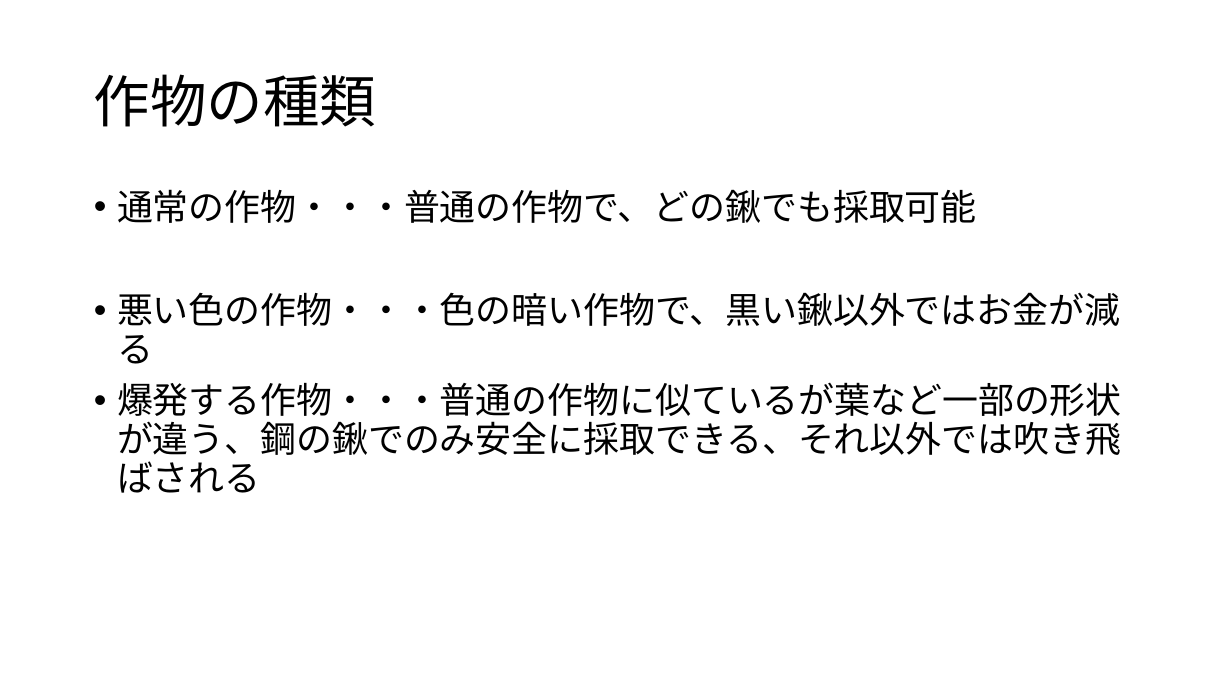
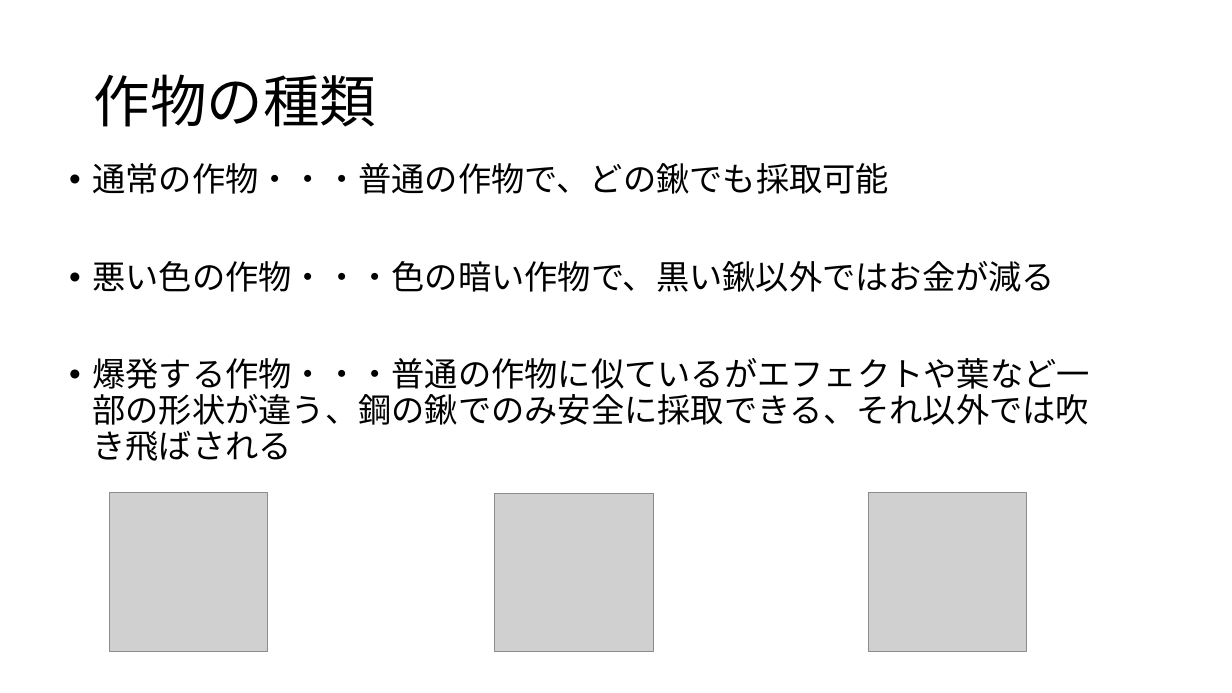
Before and after one commit to KawanoTakumi/FarmLife, a slide deck: slide 5 of FarmLife_企画.pptx. Drawn at 1232x693 pixels with LibreOffice and Linux fonts; fonts in the diff are those of the drawing; grey boxes stand for pictures. Boxes give left, top, right and bottom in pixels: in the first picture for what was removed or moved away, otherwise in the second. Text is boxed around its words. In the diff, an @@ line names an element or a change of style, - is before the commit and + after.

```diff
--- a/FarmLife_企画.pptx
+++ b/FarmLife_企画.pptx
@@ text "通常の作物・・・普通の作物で、どの鍬でも採取可能": place and size @@
-text "通常の作物・・・普通の作物で、どの鍬でも採取可能" at bbox=[117, 189, 1122, 493]
+text "通常の作物・・・普通の作物で、どの鍬でも採取可能" at bbox=[92, 163, 1089, 461]
@@ text at bbox=[92, 163, 1055, 292]: size 28 to 25.9 pt in "通常の作物・・・普通の作物で、どの鍬でも採取可能", "悪い色の作物・・・色の暗い作物で、黒い鍬以外ではお金が減る" @@
@@ text at bbox=[92, 358, 1089, 461]: text changed; size 28 to 25.9 pt @@
-• 爆発する作物・・・普通の作物に似ているが葉など一部の形状が違う、鋼の鍬でのみ安全に採取できる、それ以外では吹き飛ばされる
+• 爆発する作物・・・普通の作物に似ているがエフェクトや葉など一部の形状が違う、鋼の鍬でのみ安全に採取できる、それ以外では吹き飛ばされる
@@ picture added at bbox=[109, 493, 268, 652] @@
@@ picture added at bbox=[495, 494, 654, 653] @@
@@ picture added at bbox=[869, 493, 1028, 652] @@
```
Also in this commit, not shown: 3 other slides changed, 1 slide removed.
